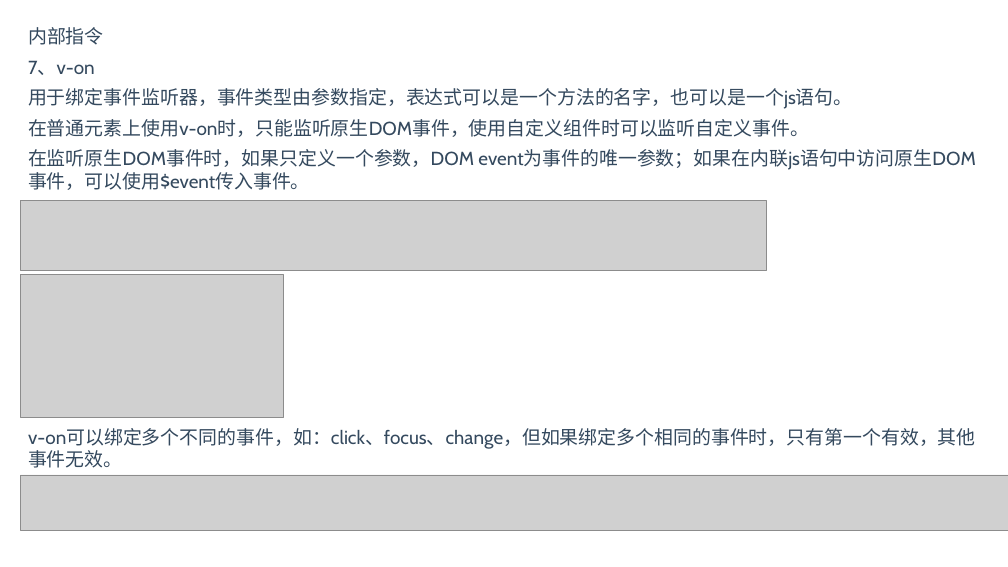
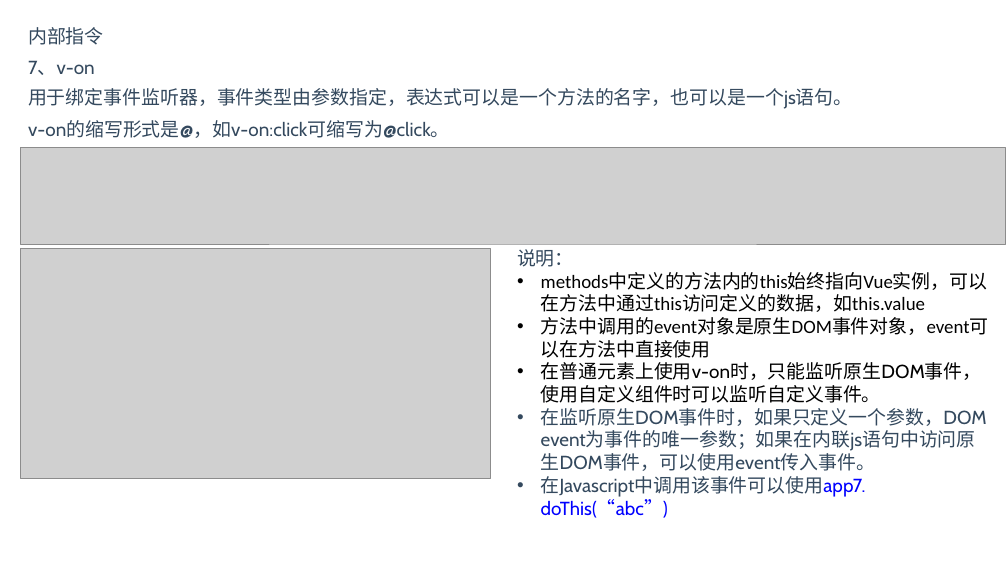
Before and after one commit to BinMarshall/studing, a slide deck: slide 16 of Vue/vue.pptx. Drawn at 1008x567 pixels with LibreOffice and Linux fonts; fonts in the diff are those of the drawing; grey boxes stand for pictures. Boxes give left, top, right and bottom in pixels: in the first picture for what was removed or moved away, otherwise in the second. Text is boxed around its words. In the diff, an @@ line names an element or a change of style, - is before the commit and + after.

```diff
--- a/Vue/vue.pptx
+++ b/Vue/vue.pptx
@@ picture added at box(20, 147, 1005, 244) @@
@@ text at box(28, 121, 450, 138): text changed @@
-在普通元素上使用v-on时，只能监听原生DOM事件，使用自定义组件时可以监听自定义事件。
+v-on的缩写形式是@，如v-on:click可缩写为@click。
@@ text removed at box(28, 149, 975, 190) @@
-在监听原生DOM事件时，如果只定义一个参数，DOM event为事件的唯一参数；如果在内联js语句中访问原生DOM事件，可以使用$event传入事件。
@@ picture removed at box(20, 200, 766, 270) @@
@@ picture added at box(20, 249, 491, 479) @@
@@ text added at box(517, 249, 989, 518), 18 pt, text #000000 @@
+说明：
+• methods中定义的方法内的this始终指向Vue实例，可以在方法中通过this访问定义的数据，如this.value
+• 方法中调用的event对象是原生DOM事件对象，event可以在方法中直接使用
+• 在普通元素上使用v-on时，只能监听原生DOM事件，使用自定义组件时可以监听自定义事件。
+• 在监听原生DOM事件时，如果只定义一个参数，DOM event为事件的唯一参数；如果在内联js语句中访问原生DOM事件，可以使用event传入事件。
+• 在Javascript中调用该事件可以使用app7.doThis(“abc”)
@@ picture removed at box(20, 274, 283, 418) @@
@@ text removed at box(28, 428, 976, 468) @@
-v-on可以绑定多个不同的事件，如：click、focus、change，但如果绑定多个相同的事件时，只有第一个有效，其他事件无效。
@@ picture removed at box(20, 475, 1008, 530) @@
```
Also in this commit, not shown: 7 other slides changed, 5 slides added, 2 slides removed, 1 other file.
